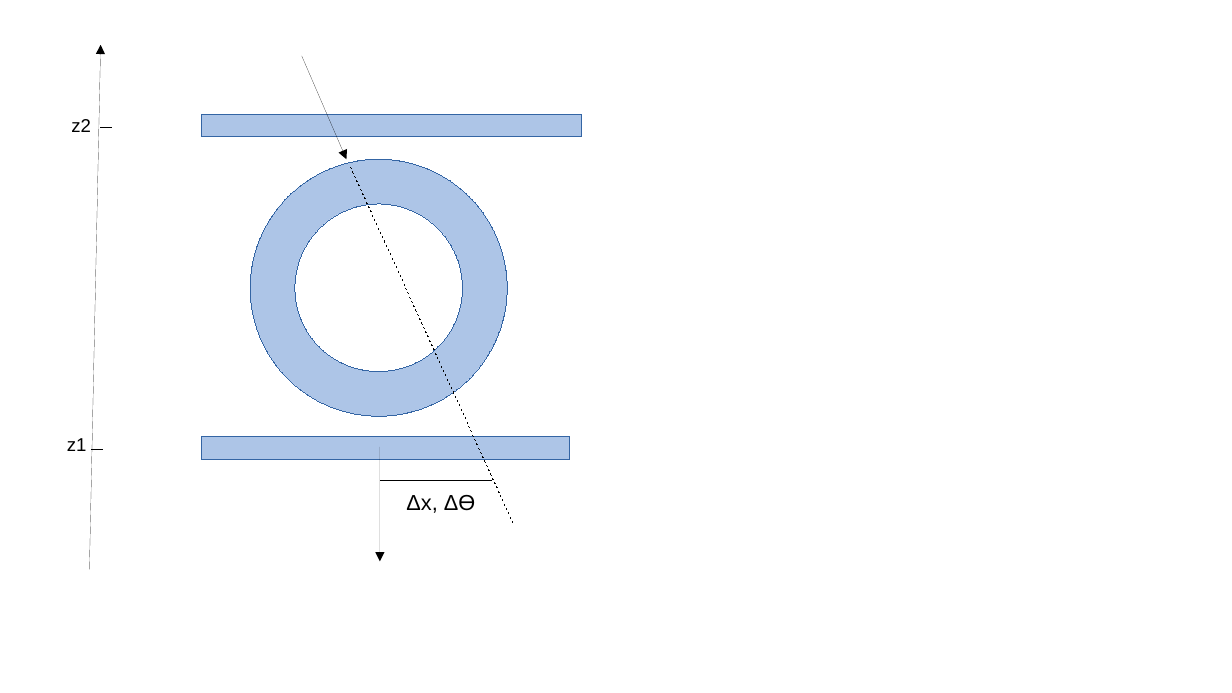
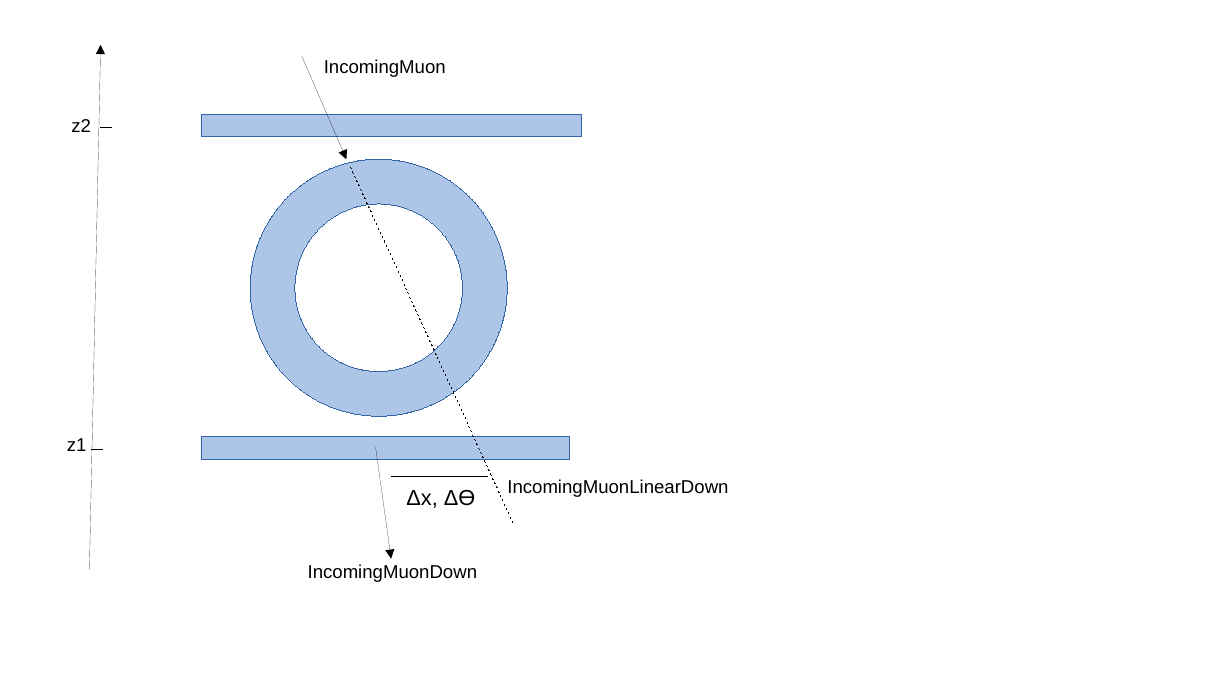
Before and after one commit to cedricpri/MasterTheses, a slide deck: slide 4 of MuonSystems/figs/myFigures.odp. Drawn at 1232x693 pixels with LibreOffice and Linux fonts; fonts in the diff are those of the drawing. Boxes give left, top, right and bottom in pixels: in the first picture for what was removed or moved away, otherwise in the second. Text is boxed around its words. In the diff, an @@ line names an element or a change of style, - is before the commit and + after.

```diff
--- a/MuonSystems/figs/myFigures.odp
+++ b/MuonSystems/figs/myFigures.odp
@@ text added at [324, 59, 446, 77], 12 pt, text #000000 @@
+IncomingMuon
@@ arrow moved from (380, 447) - (380, 561) to (376, 447) - (391, 559) @@
@@ line moved from (380, 481) - (492, 481) to (391, 476) - (487, 476) @@
@@ text "Δx, Δϴ": place and size @@
-text "Δx, Δϴ" at [406, 495, 475, 513]
+text "Δx, Δϴ" at [406, 490, 475, 508]
@@ text added at [507, 479, 728, 497], 12 pt, text #000000 @@
+IncomingMuonLinearDown
@@ text added at [308, 564, 477, 582], 12 pt, text #000000 @@
+IncomingMuonDown
```
Also in this commit, not shown: 7 other files.
